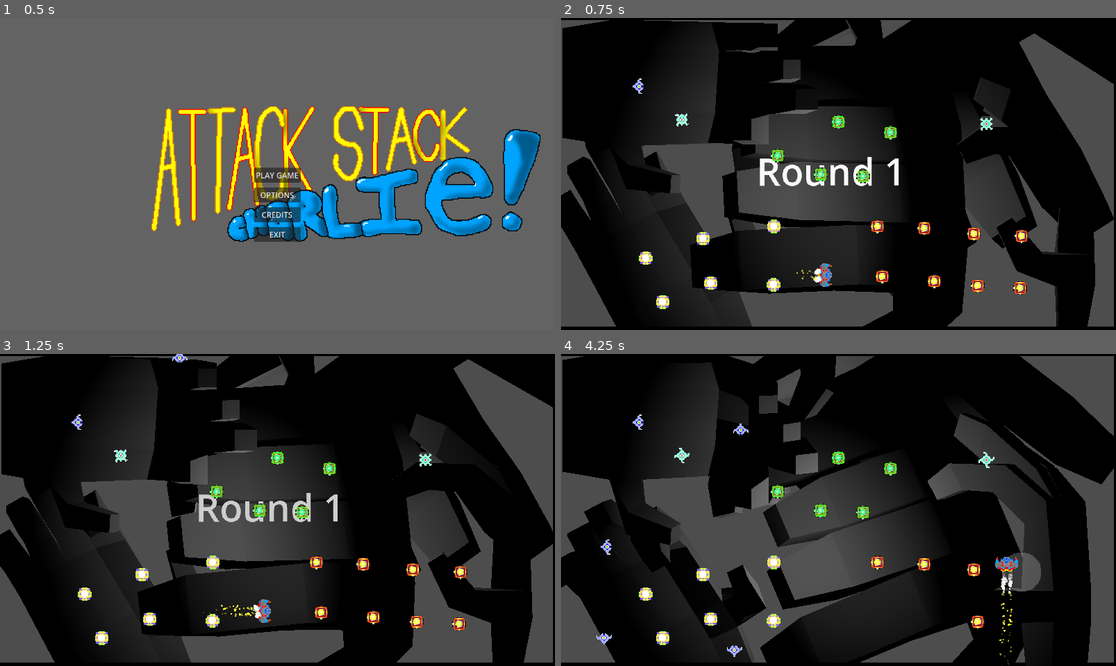
Above: before the commit, frames 1-4 (two rows, left to right).
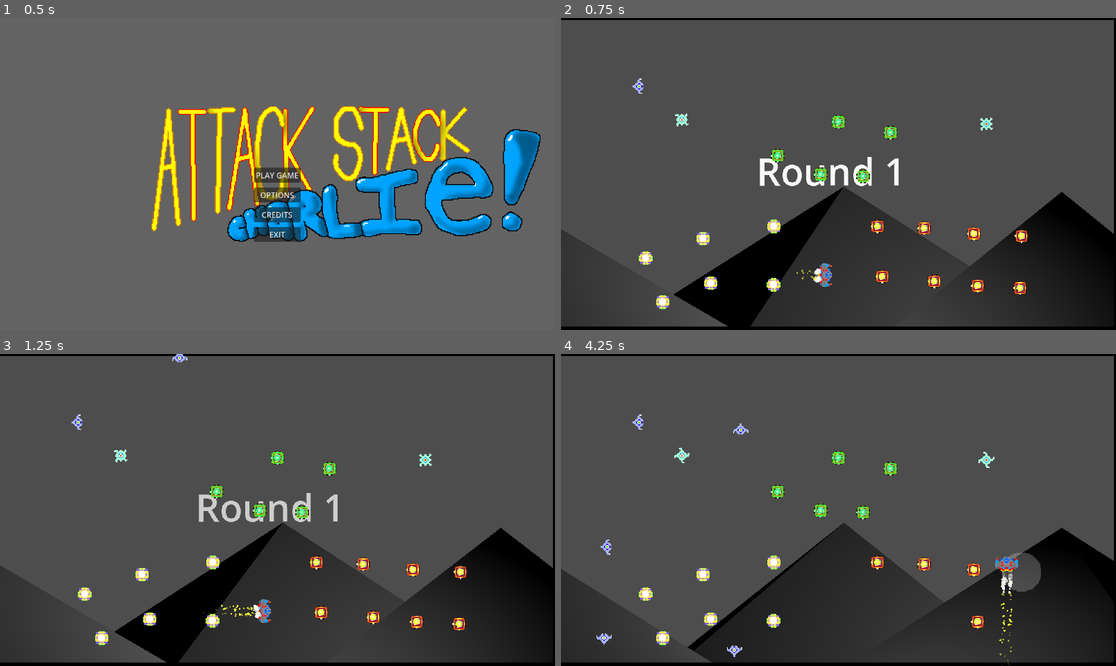
Above: after the commit, the same moments.

Repository: gamkedo-la/AttackStackCharlie
Game: Godot game, scene res://UI/MainMenu/main_menu.tscn
Two runs of this game, one before a commit and one after it. Both use one fixed random seed, a clock stepped at 60 frames per second and the inputs below.
Inputs:
- Up to frame 1 (0.5 s): no input
- Up to frame 2 (0.75 s): click "PLAY GAME" at 0.5 s
- Up to frame 3 (1.25 s): no input
- Up to frame 4 (4.25 s): hold D (move right) 1.28-2.03 s; hold Space (shoot) 1.28-2.03 s; hold S (move down) 2.03-2.78 s; tap Space (shoot) at 2.1, 3.6 s; hold D (move right) 2.78-3.53 s; hold Space (shoot) 2.78-3.53 s; hold W (move up) from 3.53 s (still down)

Frame 1 is identical in both runs. In frame 2, 73% of the frame differs, in the area x 0-100%, y 0-99%; in frame 3, 72%; in frame 4, 74%.

Commit message:
Background pyramids to start ancient egyptian (still abstract) theme

Diff:
--- a/Levels/MainPlay.tscn
+++ b/Levels/MainPlay.tscn
@@ -6,7 +6,6 @@
 [ext_resource type="PackedScene" uid="uid://chy58la7p4ca2" path="res://Powerups/UpgradeShot_Split.tscn" id="2_4aj01"]
 [ext_resource type="PackedScene" uid="uid://lmcwu5px8yv" path="res://Powerups/UpgradeShot_ROF.tscn" id="3_agxoh"]
 [ext_resource type="AudioStream" uid="uid://bj4vtav3rvrbf" path="res://Raw Source Files/AUDIO/SFX/Sx_EnemyWeapon_Basic_Fire_02.wav" id="3_h5qtx"]
-[ext_resource type="PackedScene" uid="uid://di0klw80v6wob" path="res://Models/vr-hand.glb" id="3_y3jsb"]
 [ext_resource type="Script" path="res://Models/3dspin.gd" id="4_6wt8j"]
 [ext_resource type="AudioStream" uid="uid://dcg0vshpdpwej" path="res://Raw Source Files/AUDIO/SFX/Sx_EnemyWeapon_Basic_Fire_03.wav" id="4_fp1pw"]
 [ext_resource type="AudioStream" uid="uid://daisyf1pangp8" path="res://Raw Source Files/AUDIO/SFX/Sx_EnemyWeapon_Basic_Fire_04.wav" id="5_yoosd"]
@@ -19,6 +18,7 @@
 [ext_resource type="Script" path="res://Enemies/EnemyEdgeSpawning.gd" id="13_fc6v7"]
 [ext_resource type="PackedScene" uid="uid://cj7rg0xhytvee" path="res://Enemies/EvilSpikes.tscn" id="14_s5mp3"]
 [ext_resource type="PackedScene" uid="uid://b84bpkxpn18yb" path="res://Powerups/UpgradeShot_Range.tscn" id="16_kxsc8"]
+[ext_resource type="PackedScene" uid="uid://0xcemwtyox3a" path="res://Models/pyramid.glb" id="19_dciw2"]
 [ext_resource type="PackedScene" uid="uid://cfc6nu2yaw6cd" path="res://Enemies/EvilSlider.tscn" id="19_vgg0c"]
 
 [sub_resource type="AudioStreamRandomizer" id="AudioStreamRandomizer_hpqqt"]
@@ -134,16 +134,6 @@
 
 [node name="3D background scene" type="Node" parent="."]
 
-[node name="vr-hand2" parent="3D background scene" instance=ExtResource("3_y3jsb")]
-transform = Transform3D(-0.000978079, 0.999362, 0.0356885, -0.0273807, -0.0357019, 0.998987, 0.999625, -8.739e-08, 0.0273982, 32.4346, 0.0001297, 11.0338)
-script = ExtResource("4_6wt8j")
-spinZ = 1
-
-[node name="vr-hand3" parent="3D background scene" instance=ExtResource("3_y3jsb")]
-transform = Transform3D(-0.00195617, 1.99872, 0.0713772, -1.9917, -0.00844068, 0.181775, 0.18196, -0.0709033, 1.99044, 22.3162, -18.5532, 3.98233)
-script = ExtResource("4_6wt8j")
-spinY = 1
-
 [node name="3D boundaries" type="Node" parent="3D background scene"]
 
 [node name="3d left" type="CSGBox3D" parent="3D background scene/3D boundaries"]
@@ -164,31 +154,15 @@
 
 [node name="OmniLight3D" type="OmniLight3D" parent="3D background scene"]
 transform = Transform3D(1, 0, 0, 0, 1, 0, 0, 0, 1, 18.6197, 4.99725, 11.2573)
-omni_range = 17.632
+omni_range = 24.9841
 
 [node name="OmniLight3D2" type="OmniLight3D" parent="3D background scene"]
-transform = Transform3D(1, 0, 0, 0, 1, 0, 0, 0, 1, 18.6197, -47.5032, 11.2573)
-omni_range = 17.632
-
-[node name="vr-hand" parent="3D background scene" instance=ExtResource("3_y3jsb")]
-transform = Transform3D(-1, 8.74228e-08, 3.48787e-16, -8.74228e-08, -1, -3.48787e-16, 3.48787e-16, -3.48787e-16, 1, 8.85775, 0.0001297, 1.15203)
-script = ExtResource("4_6wt8j")
-spinX = 1
-
-[node name="vr-hand4" parent="3D background scene" instance=ExtResource("3_y3jsb")]
-transform = Transform3D(0.867805, -0.496869, 0.00602809, -0.0273807, -0.0357019, 0.998987, -0.496151, -0.867091, -0.0445869, 14.5462, -52.4897, 1.94917)
-script = ExtResource("4_6wt8j")
-spinZ = 1
-
-[node name="vr-hand5" parent="3D background scene" instance=ExtResource("3_y3jsb")]
-transform = Transform3D(0.158849, -1.05526, 1.69151, -1.9917, -0.00844069, 0.181775, -0.0887708, -1.69893, -1.05155, 16.6826, -71.0431, 7.21719)
-script = ExtResource("4_6wt8j")
-spinY = 1
-
-[node name="vr-hand6" parent="3D background scene" instance=ExtResource("3_y3jsb")]
-transform = Transform3D(0.497186, -4.34654e-08, 0.867644, -8.74228e-08, -1, -4.94013e-16, 0.867644, -7.58518e-08, -0.497186, 2.01567, -52.4897, 15.5058)
-script = ExtResource("4_6wt8j")
-spinX = 1
+transform = Transform3D(1, 0, 0, 0, 1, 0, 0, 0, 1, 18.2094, -51.1959, 11.2573)
+omni_range = 47.1413
+
+[node name="OmniLight3D3" type="OmniLight3D" parent="3D background scene"]
+transform = Transform3D(1, 0, 0, 0, 1, 0, 0, 0, 1, 34.6214, -88.5333, 11.2573)
+omni_range = 47.1413
 
 [node name="Camera3D" type="Camera3D" parent="3D background scene"]
 transform = Transform3D(1, -6.97574e-16, -1.5246e-23, -1.5246e-23, -4.37114e-08, 1, -6.97574e-16, -1, -4.37114e-08, 17.5481, 13.0985, 9.98588)
@@ -212,3 +186,18 @@
 
 [node name="EvilSlider" parent="." instance=ExtResource("19_vgg0c")]
 position = Vector2(162, 142)
+
+[node name="pyramid" parent="." instance=ExtResource("19_dciw2")]
+transform = Transform3D(3.3, 2.34407e-07, -1.64176e-08, 1.18451e-08, 0.0643289, 3.29937, 2.34682e-07, -3.29937, 0.0643289, -5.49494, -57.1865, 17.7236)
+script = ExtResource("4_6wt8j")
+spinZ = 1
+
+[node name="pyramid3" parent="." instance=ExtResource("19_dciw2")]
+transform = Transform3D(1.18001, -8.6111e-08, 2.92063, -2.92063, -1.27665e-07, 1.18001, 8.6111e-08, -3.15, -1.27665e-07, 17.8922, -108.064, 17.7236)
+script = ExtResource("4_6wt8j")
+spinZ = 1
+
+[node name="pyramid2" parent="." instance=ExtResource("19_dciw2")]
+transform = Transform3D(2.12132, -3.84083e-08, 2.12132, -2.12132, -9.27259e-08, 2.12132, 3.84083e-08, -3, -9.27259e-08, 31.8664, -16.4184, 17.7236)
+script = ExtResource("4_6wt8j")
+spinZ = 1
Binary file added: Models/pyramid.glb
Not shown, added: Models/pyramid.glb.import
Not shown, added: Raw Source Files/AUDIO/SFX/Sx_Pickup_ShieldDown.wav.import
Not shown, added: Raw Source Files/AUDIO/SFX/Sx_Pickup_ShieldUp.wav.import
Not shown, added: Raw Source Files/AUDIO/SFX/Sx_Pickup_ShipPwrUp.wav.import
Not shown, added: Raw Source Files/AUDIO/SFX/Sx_Pickup_SpreadShotPlayer_A.wav.import
Not shown, added: Raw Source Files/AUDIO/SFX/Sx_Pickup_SpreadShotPlayer_B.wav.import
